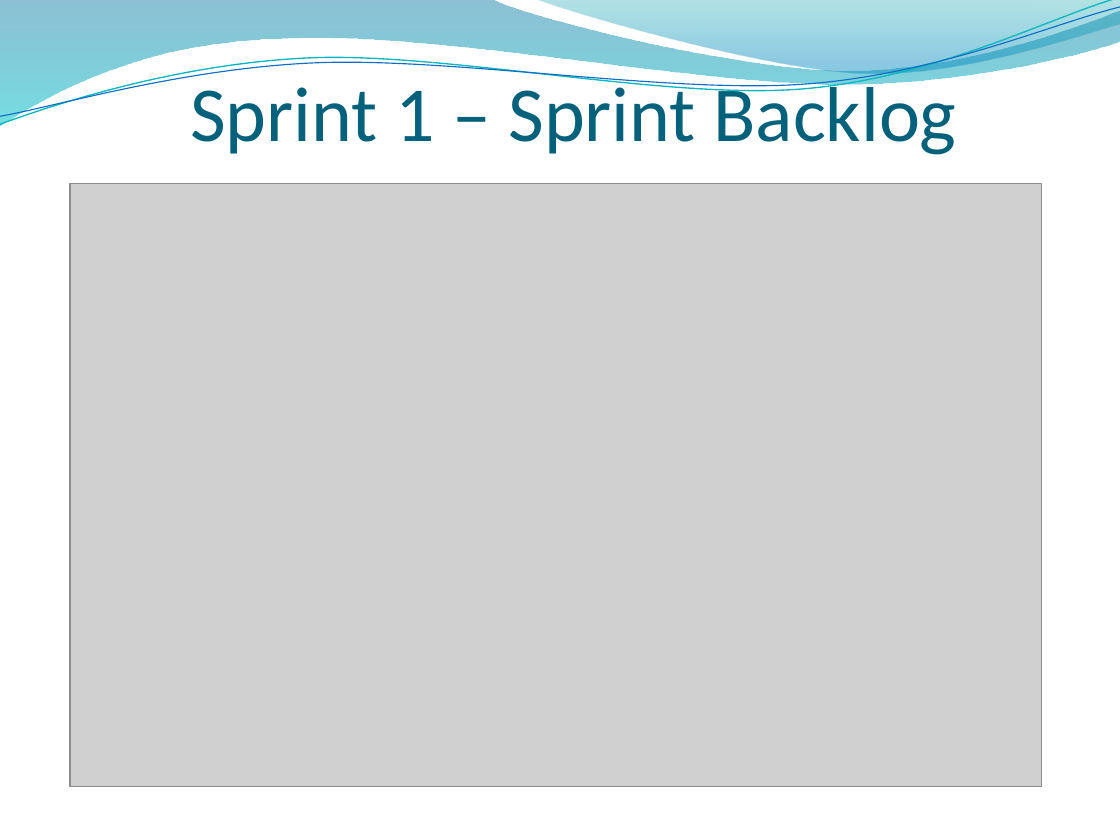
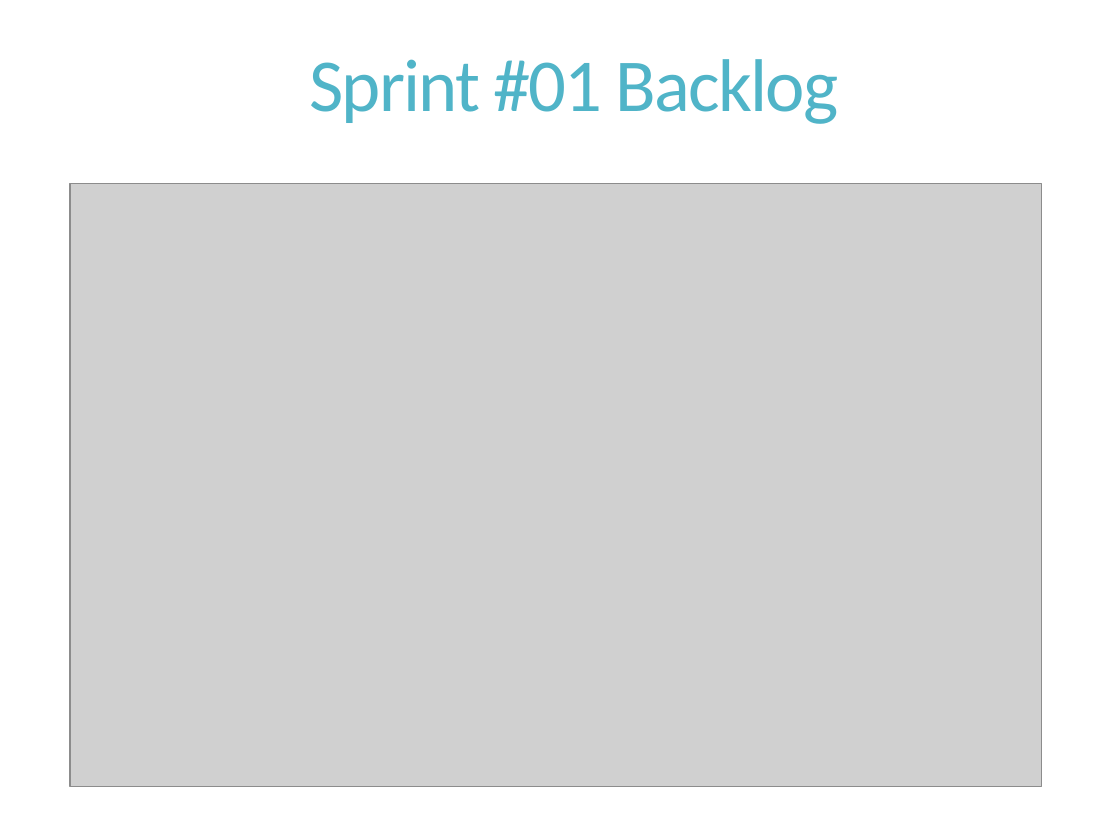
Before and after one commit to dschenkelman/a-malazan-wolvering, a slide deck: slide 3 of docs/Reuniones/Sprint 1/Sprint 1 - Formal/Presentacion.pptx. Drawn at 1120x840 pixels with LibreOffice and Linux fonts; fonts in the diff are those of the drawing; grey boxes stand for pictures; background and template pictures are left out. Boxes give left, top, right and bottom in pixels: in the first picture for what was removed or moved away, otherwise in the second. Text is boxed around its words. In the diff, an @@ line names an element or a change of style, - is before the commit and + after.

```diff
--- a/docs/Reuniones/Sprint 1/Sprint 1 - Formal/Presentacion.pptx
+++ b/docs/Reuniones/Sprint 1/Sprint 1 - Formal/Presentacion.pptx
@@ freeform shape removed at <box>0,0,1120,127</box> @@
@@ freeform shape removed at <box>0,0,1120,131</box> @@
@@ freeform shape removed at <box>0,7,1120,125</box> @@
@@ title "Sprint #01 Backlog" at <box>309,59,838,124</box>: vertical alignment bottom to middle @@
@@ freeform shape removed at <box>536,0,1120,77</box> @@
@@ title at <box>309,59,838,124</box>: text changed; size 50 to 48 pt; text colour #04617B to #50B4C8 @@
-Sprint 1 – Sprint Backlog
+Sprint #01 Backlog
```
Also in this commit, not shown: 5 other slides changed, 4 slides added, 8 slides removed.
